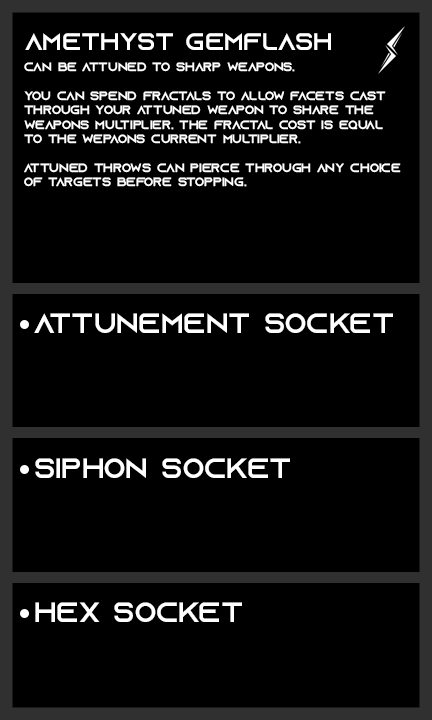
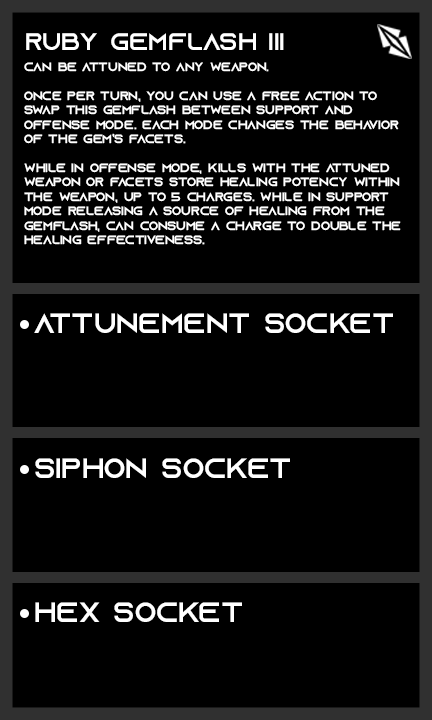
Revision of a layered w=432, h=720 image; what changed, layer by layer:
hid "Amethyst" over [378, 26, 405, 74]
added layer "Ruby" in group "Affinity" over [377, 24, 412, 59]
painted on "archetype" over [24, 62, 401, 245]
renamed "amethyst gemflash" to "ruby gemflash IIi", painted on it over [25, 33, 331, 50]